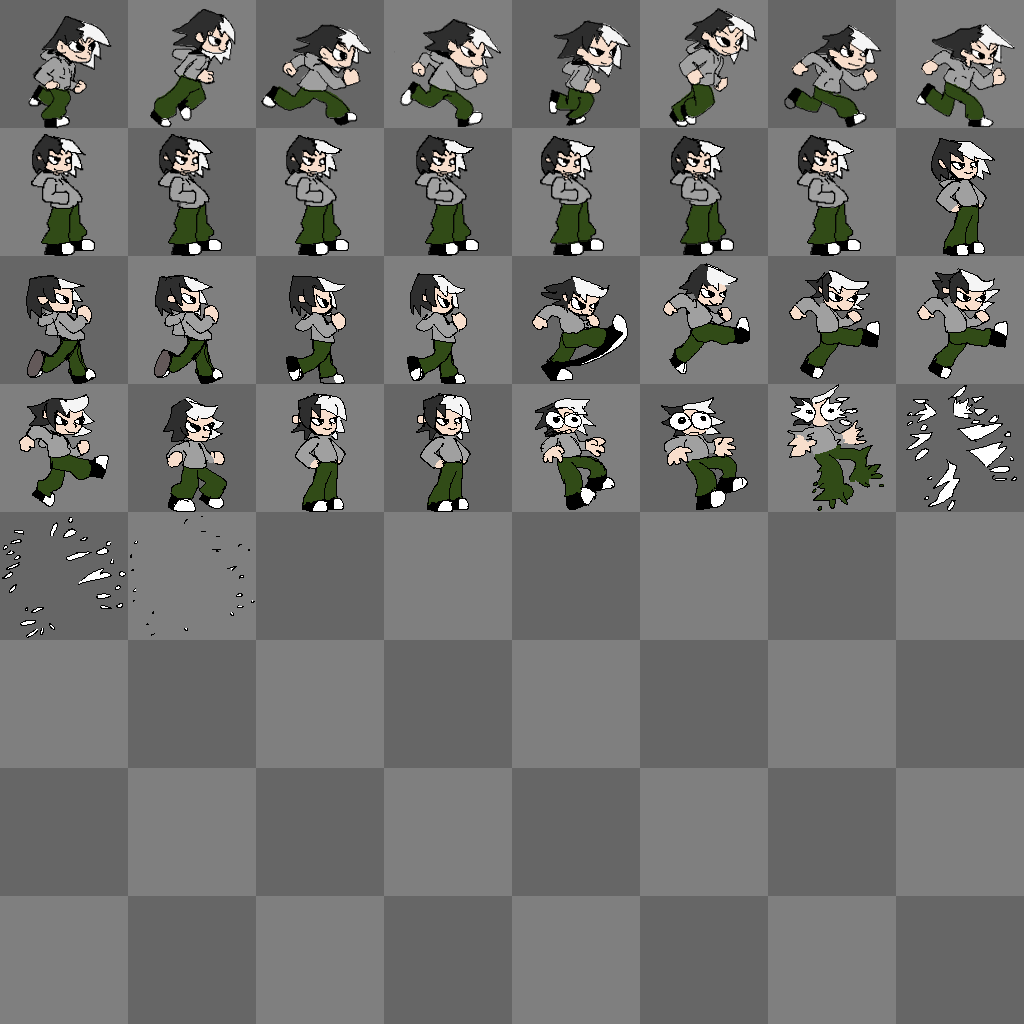
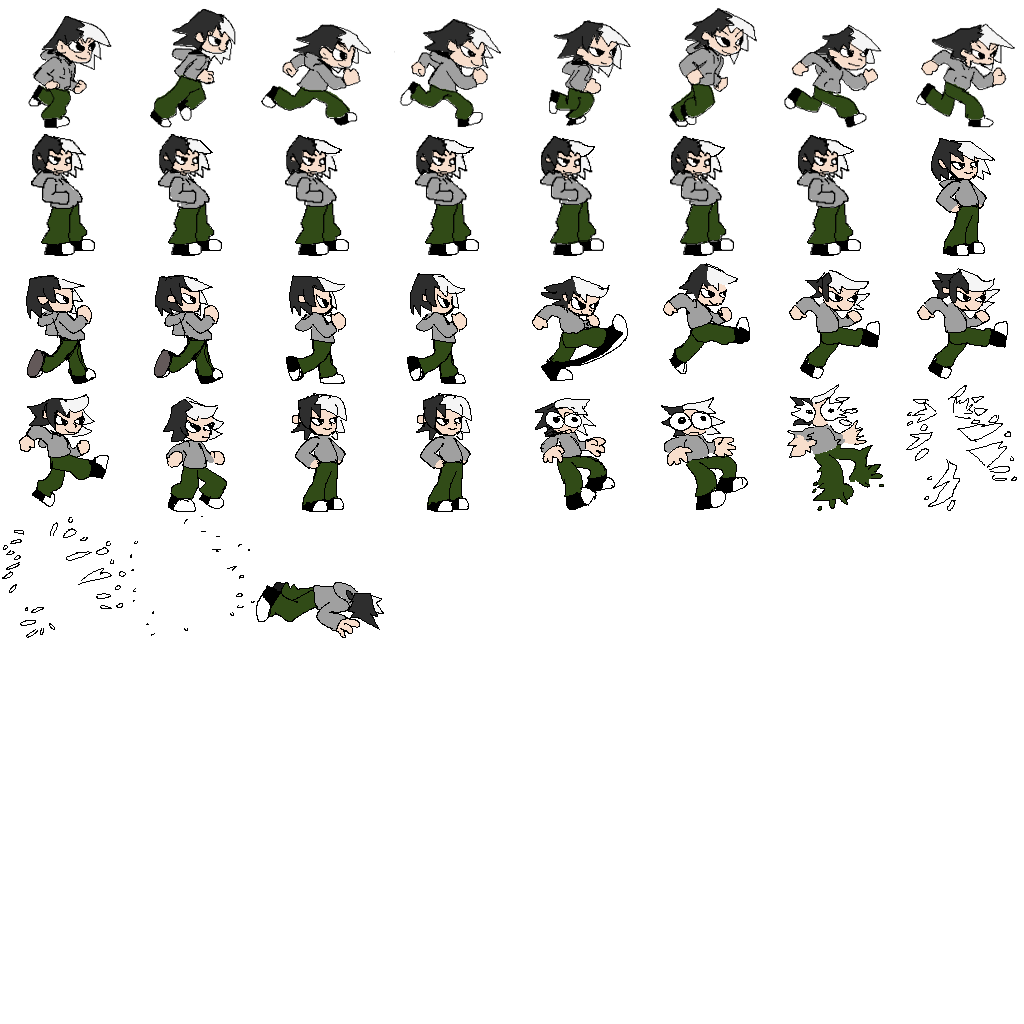
Layers edited between the first and the second 1024 × 1024 image:
added layer "Layer 15" above "Layer 16" over [256, 582, 384, 638]
added layer "Layer 16" above "ko" over [257, 582, 384, 637]
added layer "Layer 13 copy" above "Layer 13" over [417, 394, 747, 511]
hid group "grid" (32 layers) over [0, 0, 1024, 1024]
hid "Background copy" over [0, 0, 1024, 1024]
hid "Background" over [0, 0, 1024, 1024]
